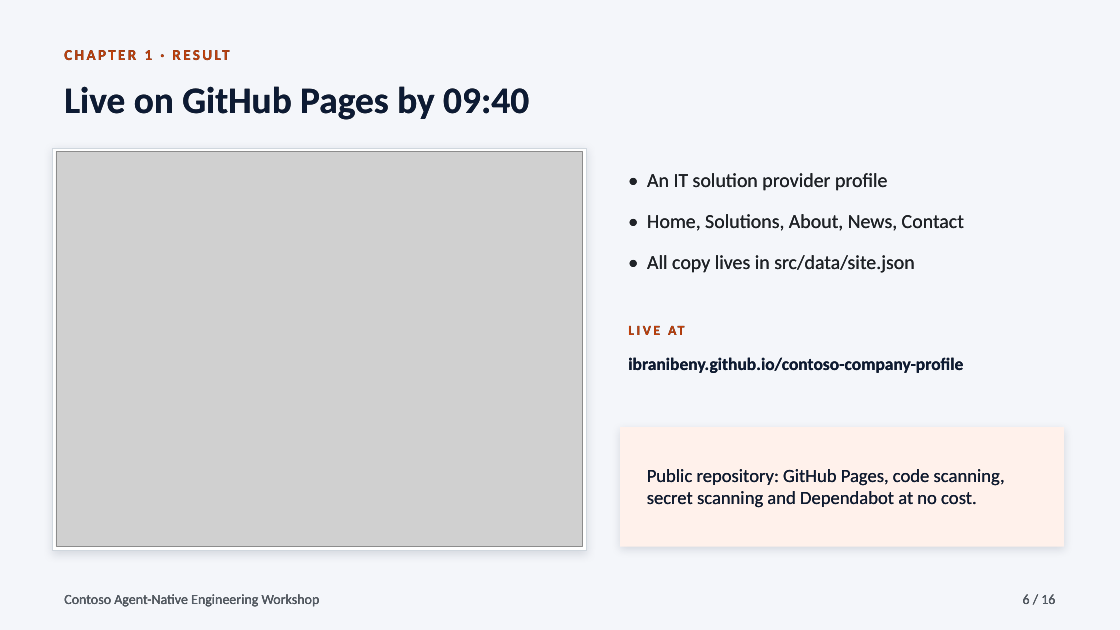
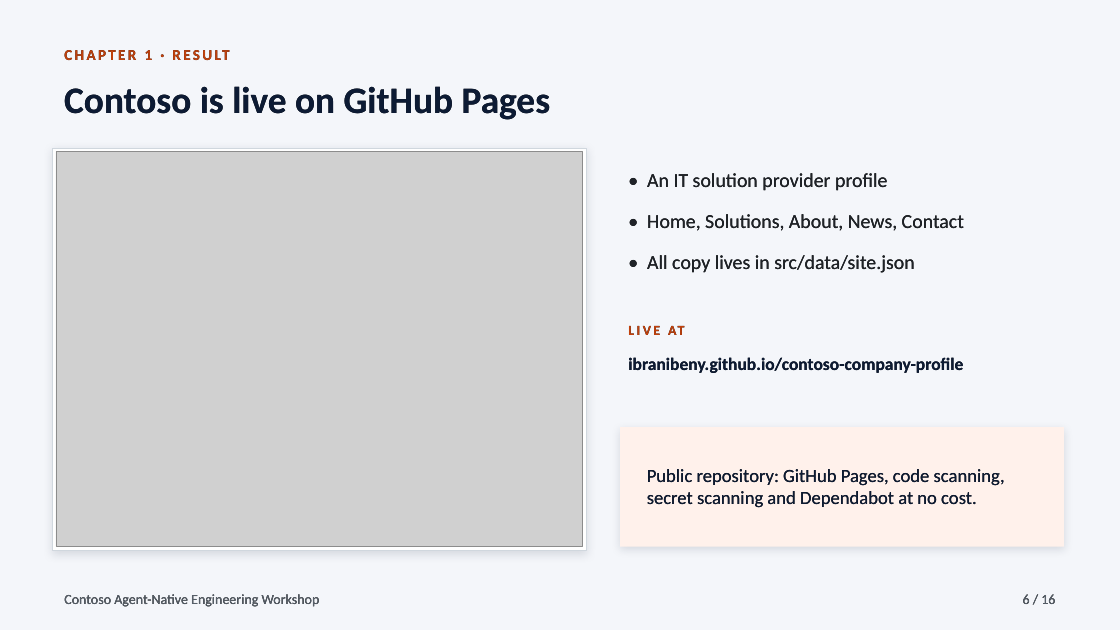
Before and after one commit to ibranibeny/gh-agentic-engineering-workshop, a slide deck: slide 6 of downloads/contoso-agent-native-engineering-workshop.pptx. Drawn at 1120x630 pixels with LibreOffice and Linux fonts; fonts in the diff are those of the drawing; grey boxes stand for pictures. Boxes give left, top, right and bottom in pixels: in the first picture for what was removed or moved away, otherwise in the second. Text is boxed around its words. In the diff, an @@ line names an element or a change of style, - is before the commit and + after.

```diff
--- a/downloads/contoso-agent-native-engineering-workshop.pptx
+++ b/downloads/contoso-agent-native-engineering-workshop.pptx
@@ text at [64,86,551,120]: text changed @@
-Live on GitHub Pages by 09:40
+Contoso is live on GitHub Pages
```
Also in this commit, not shown: 11 other slides changed.
